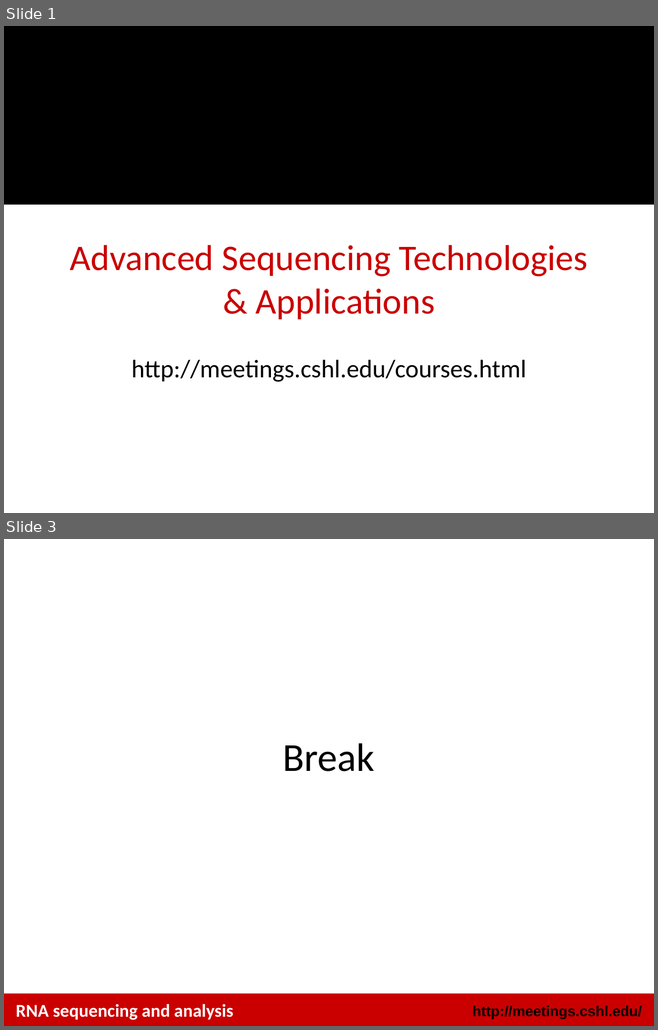
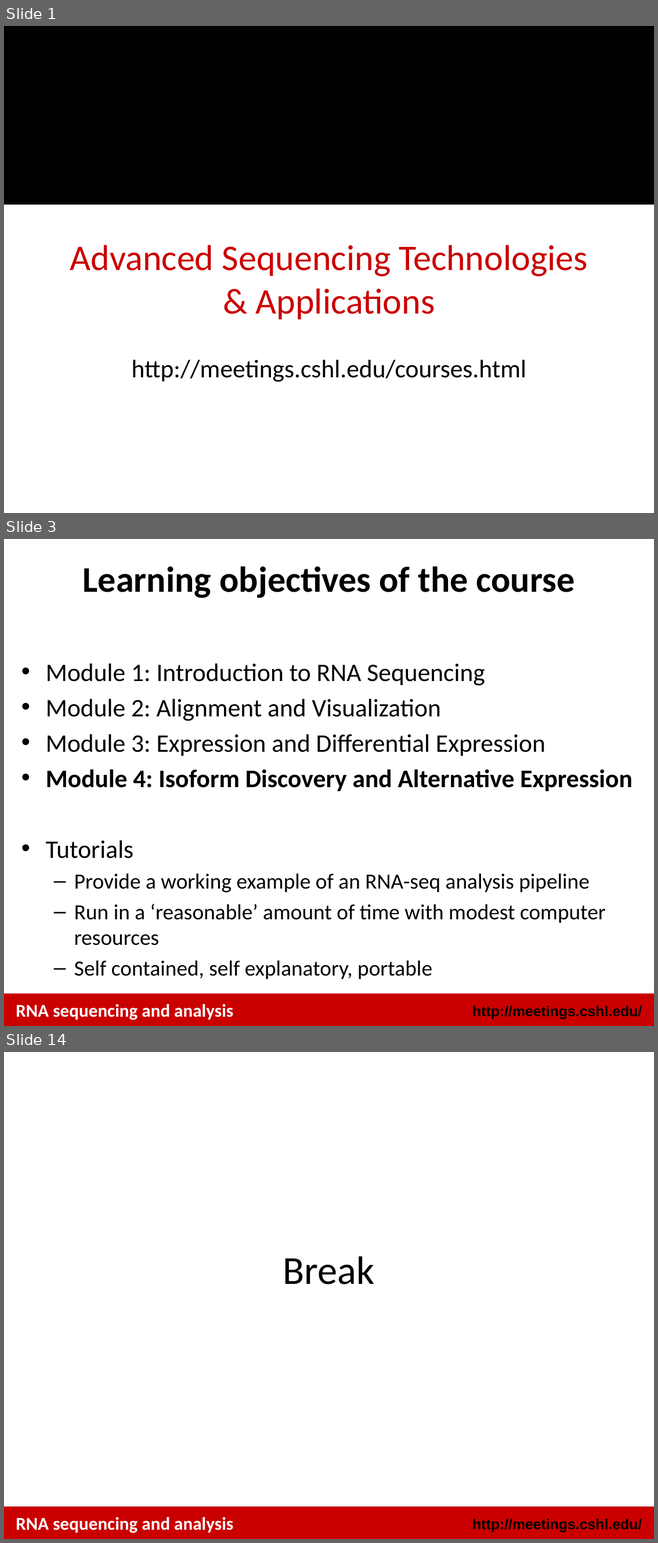
Before and after one commit to griffithlab/rnaseq_tutorial_wiki, a slide deck: LectureFiles/cshl/2016/RNASeq_Module4_Lecture.pptx. Shown one above the other, each under a label of ours: slides 1 and 3 before the commit, slides 1, 3 and 14 after it; the slides between them are not shown. The pictures are 658x1030 and 658x1543 pixels, drawn with LibreOffice and Linux fonts; fonts in the diff are those of the drawing; background and template pictures are left out. Boxes give left, top, right and bottom in pixels: in the first picture for what was removed or moved away, otherwise in the second. Text is boxed around its words. In the diff, an @@ line names an element or a change of style, - is before the commit and + after.

Commit message:
first rought update to module 4 lectures

```diff
--- a/LectureFiles/cshl/2016/RNASeq_Module4_Lecture.pptx
+++ b/LectureFiles/cshl/2016/RNASeq_Module4_Lecture.pptx
@@ slide 3 added at (4, 539, 654, 1026), background #FFFFFF; not listed: 2 template elements that a slide beside it also shows @@
@@ title added at (83, 566, 575, 598), 40 pt, text #000000, bold @@
+Learning objectives of the course
@@ text added at (46, 663, 632, 979), 28 pt, text #000000 @@
+• Module 1: Introduction to RNA Sequencing
+• Module 2: Alignment and Visualization
+• Module 3: Expression and Differential Expression
+• Module 4: Isoform Discovery and Alternative Expression
+• Tutorials
+  – Provide a working example of an RNA-seq analysis pipeline
+  – Run in a ‘reasonable’ amount of time with modest computer resources
+  – Self contained, self explanatory, portable
@@ text added at (16, 1004, 233, 1020), 20 pt, text #FFFFFF, bold @@
+RNA sequencing and analysis
@@ what was slide 3 is now slide 14 @@
```
Also in this commit, not shown: 1 slide changed, 10 other slides added, 5 other files.
